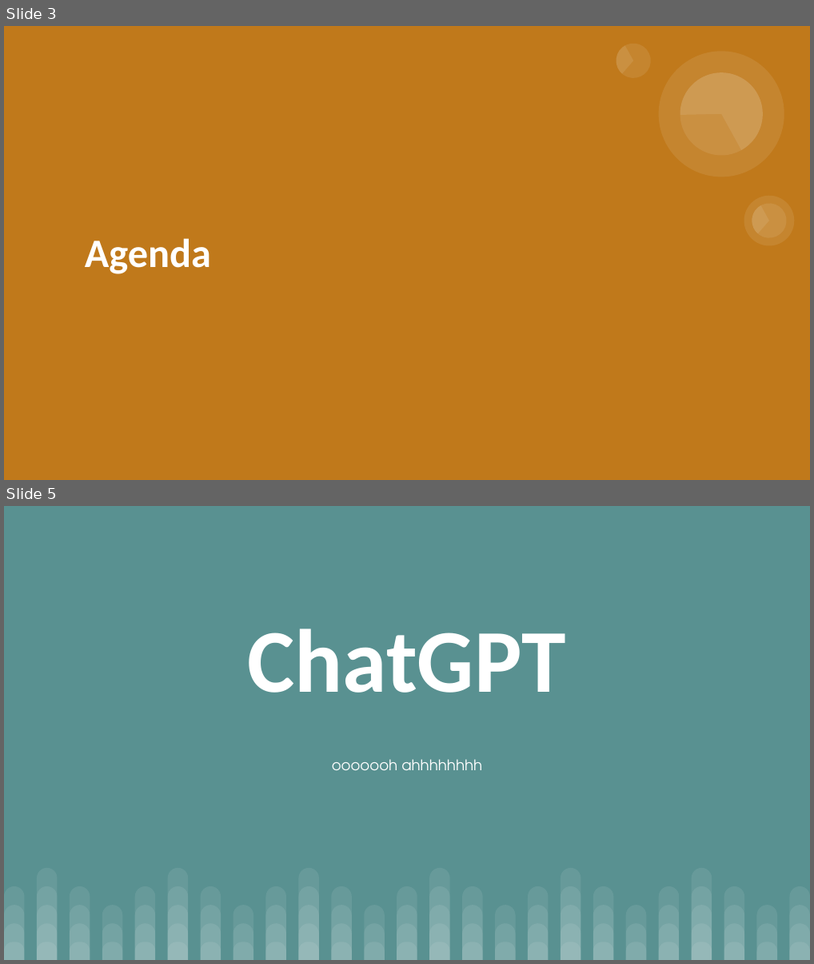
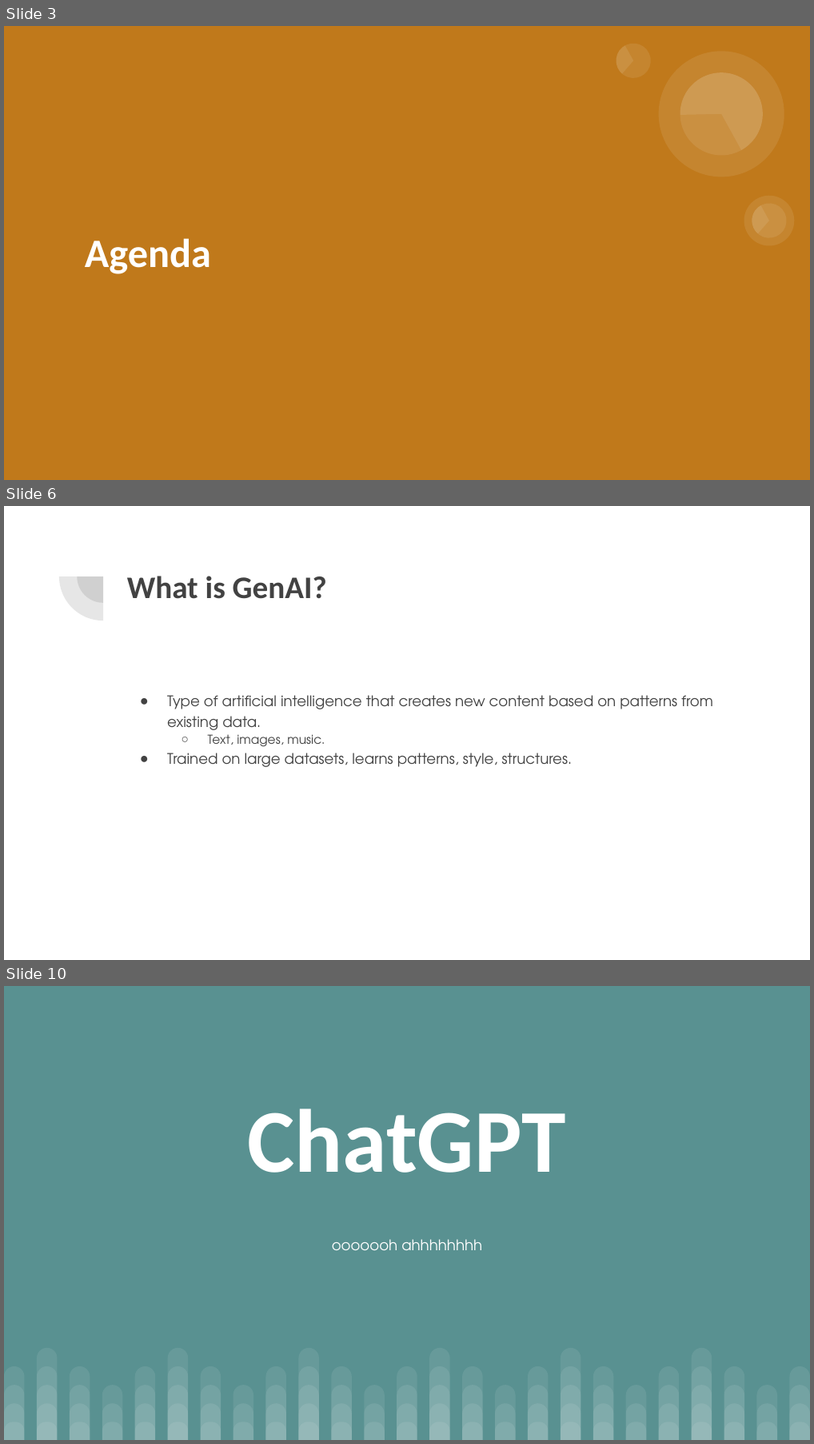
Before and after one commit to aacayanan/chatbot-workshop-mesacs, a slide deck: AI Chatbot Workshop.pptx. Shown one above the other, each under a label of ours: slides 3 and 5 before the commit, slides 3, 6 and 10 after it; the slides between them are not shown. The pictures are 814x964 and 814x1444 pixels, drawn with LibreOffice and Linux fonts; fonts in the diff are those of the drawing. Boxes give left, top, right and bottom in pixels: in the first picture for what was removed or moved away, otherwise in the second. Text is boxed around its words. In the diff, an @@ line names an element or a change of style, - is before the commit and + after.

```diff
--- a/AI Chatbot Workshop.pptx
+++ b/AI Chatbot Workshop.pptx
@@ slide 6 added at (4,506,810,960), background #FFFFFF @@
@@ pie slice (boxed as its full ellipse) added at (59,532,146,620), fill #424242 at 13% opacity @@
@@ pie slice (boxed as its full ellipse) added at (78,550,130,603), fill #424242 at 13% opacity @@
@@ title added at (127,576,327,599), 28 pt, text #424242, bold @@
+What is GenAI?
@@ text added at (167,695,714,767), 13 pt, text #424242 @@
+● Type of artificial intelligence that creates new content based on patterns from existing data.
+  ○ Text, images, music.
+● Trained on large datasets, learns patterns, style, structures.
@@ what was slide 5 is now slide 10 @@
```
Also in this commit, not shown: 3 slides changed, 7 other slides added, 3 slides removed.
